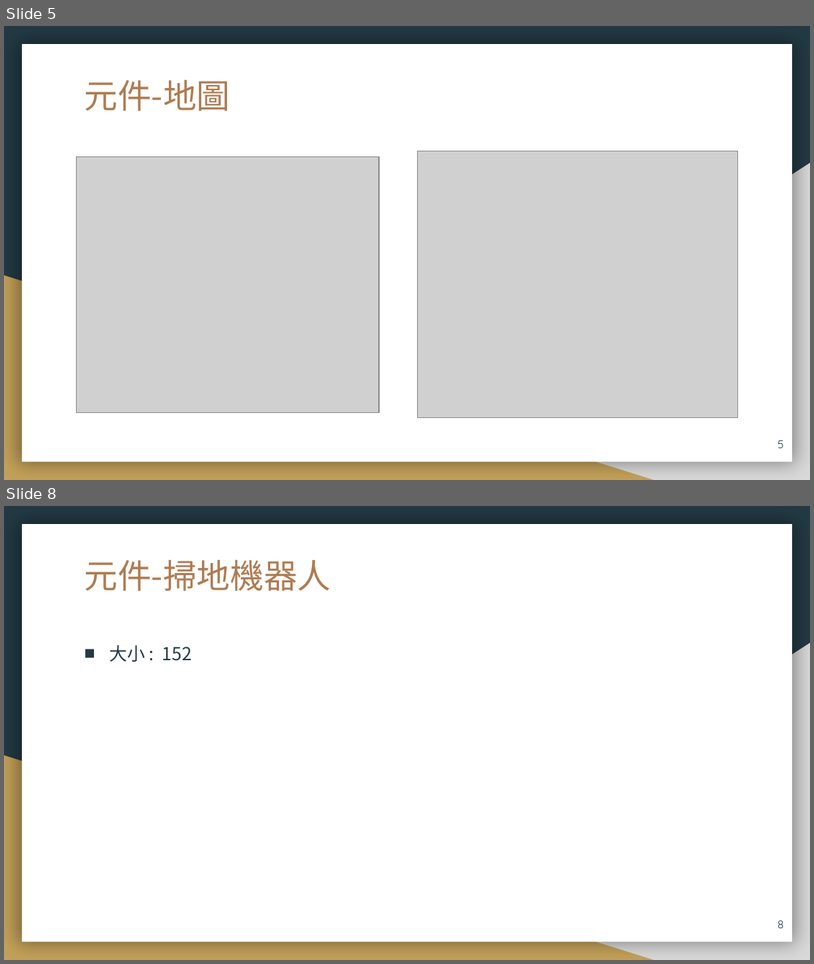
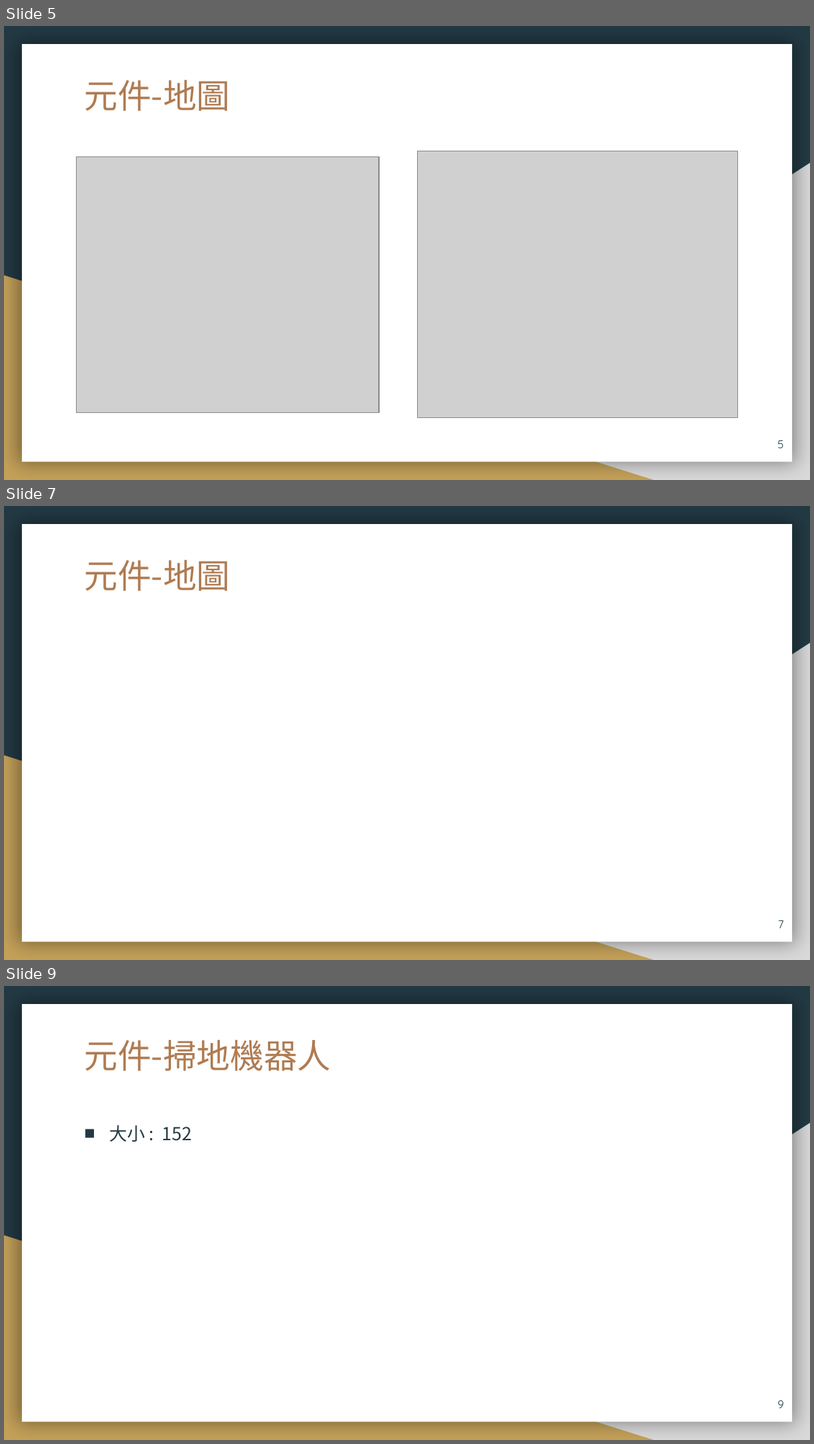
Before and after one commit to 106971001/AI, a slide deck: AI_Filnal_ppt.pptx. Shown one above the other, each under a label of ours: slides 5 and 8 before the commit, slides 5, 7 and 9 after it; the slides between them are not shown. The pictures are 814x964 and 814x1444 pixels, drawn with LibreOffice and Linux fonts; fonts in the diff are those of the drawing; grey boxes stand for pictures. Boxes give left, top, right and bottom in pixels: in the first picture for what was removed or moved away, otherwise in the second. Text is boxed around its words. In the diff, an @@ line names an element or a change of style, - is before the commit and + after.

```diff
--- a/AI_Filnal_ppt.pptx
+++ b/AI_Filnal_ppt.pptx
@@ slide 7 added at box(4, 506, 810, 960), background #233A44; not listed: 3 template elements that a slide beside it also shows @@
@@ title added at box(85, 560, 231, 591), 30 pt, text #AF7B51 @@
+元件-地圖
@@ page number added at box(779, 920, 784, 928), 10 pt, text #233A44 @@
+7
@@ what was slide 8 is now slide 9 @@
@@ page number at box(778, 1400, 784, 1408): text changed @@
-8
+9
```
Also in this commit, not shown: 3 slides changed, 1 other slide added, 5 other files.
